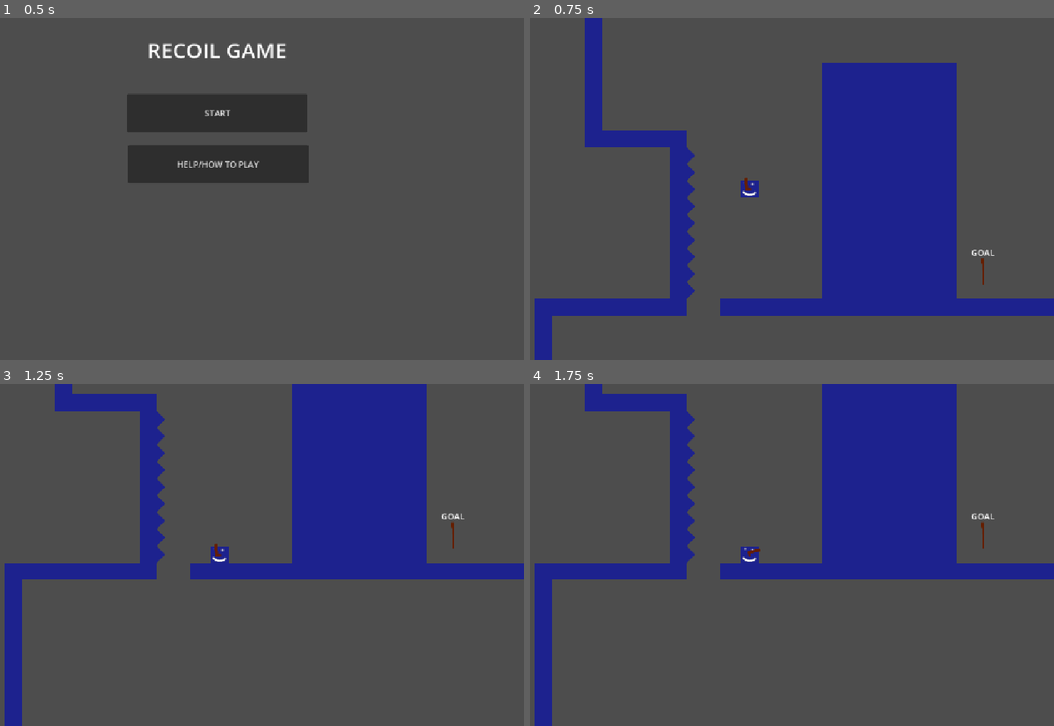
Above: before the commit, frames 1-4 (two rows, left to right).
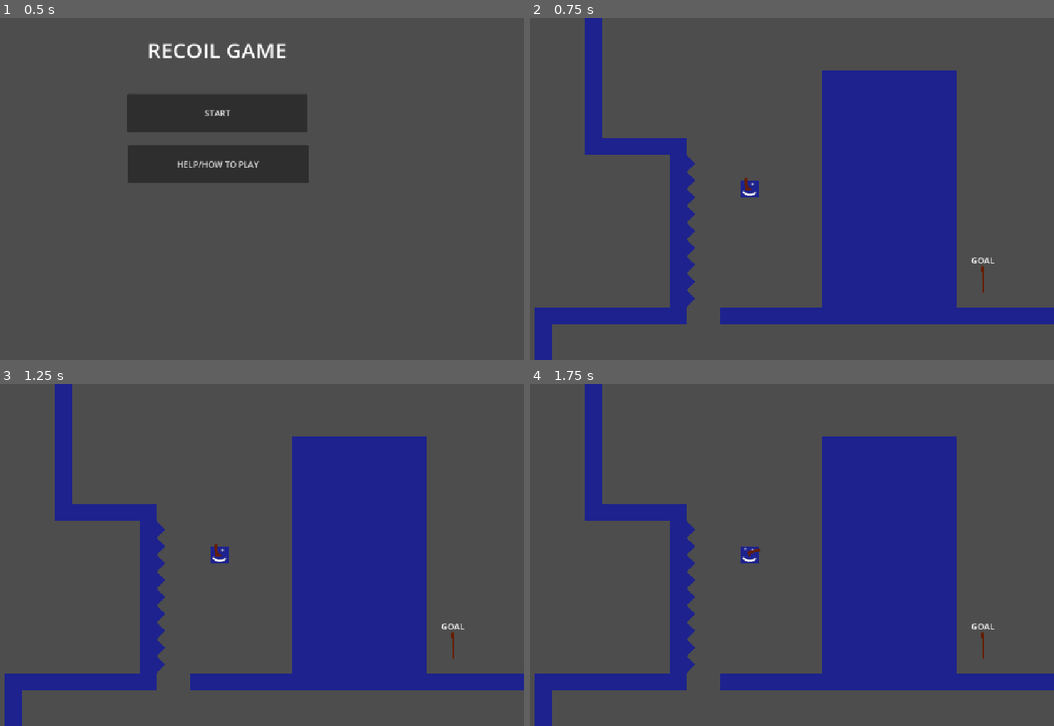
Above: after the commit, the same moments.

Repository: ejoit/Shooter-Game
Game: Godot game, scene res://Scenes/tile_screen.tscn
Same seed, same stepped clock (60 frames per second), same inputs: the game is played once before the commit and once after it.
Inputs (mouse positions are in pixels of both pictures, inside the frame that each line leads up to):
- Up to frame 1 (0.5 s): no input
- Up to frame 2 (0.75 s): click "START" at 0.5 s
- Up to frame 3 (1.25 s): no input
- Up to frame 4 (1.75 s): tap Enter (ui_accept) at 1.25, 1.52 s; move the mouse to (881, 537) at 1.27 s; hold Right (ui_right) from 1.28 s (still down); click (881, 537) at 1.35 s

Frame 1 is identical in both runs. In frame 2, 5.7% of the frame differs, in the area x 0-100%, y 13-90%; in frame 3, 24%, in the area x 0-100%, y 0-90%; in frame 4, 24%.

Commit message:
AHHHHHHHHHHHHHH

Diff:
--- /dev/null
+++ b/Player States/fall.gd
@@ -0,0 +1,34 @@
+extends State
+@export
+var idle_state: State
+
+var speed = 10000
+
+
+func enter() -> void:
+	pass
+
+# Called when the node enters the scene tree for the first time.
+func process_physics(delta: float) -> State:
+	var direction := Input.get_axis("ui_left", "ui_right")
+	parent.velocity.x = direction * speed
+
+	parent.velocity.y += GRAVITY * delta
+
+	parent.move_and_slide()
+
+	if !parent.is_on_floor():
+		return idle_state
+
+
+	return null
+
+func process_input(event: InputEvent)  -> State:
+	return null
+
+func process_frame(delta: float)-> State:
+
+	return null
+
+func exit()-> void:
+	pass
--- a/Player/Scripts/Player States/idle.gd
+++ b/Player States/idle.gd
@@ -1,6 +1,10 @@
 extends State
+
 @export
 var jump_state: State
+@export
+var fall_state: State
+var speed = 300
 
 # Called when the node enters the scene tree for the first time.
 
@@ -17,19 +21,13 @@
 	print("idle and probs work")
 
 func process_input(event:InputEvent) -> State:
-	#return "inset stat name from that exort
-	#if Input.aation preess bleh bleh do retun state nmae
-
-		# change to air/ fall state
 	return null
 
 
 func process_physics(delta: float) -> State:
-	parent.velocity.y += GRAVITY * delta
-	parent.move_and_slide()
+	var direction := Input.get_axis("ui_left", "ui_right")
+	parent.velocity.x = direction * speed
 
-	if parent.is_on_floor():
-		return jump_state
 
 	return null
 
--- a/Player/Scripts/state.gd
+++ b/Player/Scripts/state.gd
@@ -3,9 +3,6 @@
 
 
 var GRAVITY = 1000
-@export
-var speed = 300
-
 var parent: Player
 
 func enter() -> void:
@@ -14,7 +11,7 @@
 func exit()-> void:
 	pass
 
-func process_input(event: InputEvent)  -> State:
+func process_input(event: InputEvent) -> State:
 	return null
 
 func process_frame(delta: float)-> State:
--- a/Player/Scripts/state_machine.gd
+++ b/Player/Scripts/state_machine.gd
@@ -15,6 +15,7 @@
 func change_state(new_state:State) -> void:
 	if current_state:
 		current_state.exit()
+
 	current_state = new_state
 	current_state.enter()
 
--- a/Scenes/player.tscn
+++ b/Scenes/player.tscn
@@ -6,8 +6,9 @@
 [ext_resource type="Script" uid="uid://co6ub37ujgp7h" path="res://Scripts/camera_2d.gd" id="3_vgqql"]
 [ext_resource type="AudioStream" uid="uid://u8e06n0l7dgt" path="res://beta Throwaway stuuf/Shoot6.wav" id="5_fkybt"]
 [ext_resource type="Script" uid="uid://dwgdvtddx81b3" path="res://Player/Scripts/state_machine.gd" id="6_3smsa"]
-[ext_resource type="Script" uid="uid://bcbi2g4y4c02m" path="res://Player/Scripts/Player States/idle.gd" id="7_3smsa"]
-[ext_resource type="Script" uid="uid://cofxvhnt8whcu" path="res://Player/Scripts/Player States/jump.gd" id="7_8erm5"]
+[ext_resource type="Script" uid="uid://bcbi2g4y4c02m" path="res://Player States/idle.gd" id="7_3smsa"]
+[ext_resource type="Script" uid="uid://cofxvhnt8whcu" path="res://Player States/jump.gd" id="7_8erm5"]
+[ext_resource type="Script" uid="uid://bcrqmy048ytqn" path="res://Player States/fall.gd" id="9_f1ek2"]
 
 [sub_resource type="RectangleShape2D" id="RectangleShape2D_vgqql"]
 size = Vector2(30, 30)
@@ -89,13 +90,17 @@
 
 [node name="StateMachine" type="Node" parent="." unique_id=225548279 node_paths=PackedStringArray("starting_state")]
 script = ExtResource("6_3smsa")
-starting_state = NodePath("idle")
+starting_state = NodePath("fall")
 metadata/_custom_type_script = "uid://dwgdvtddx81b3"
 
 [node name="jump" type="Node" parent="StateMachine" unique_id=1026661141]
 script = ExtResource("7_8erm5")
-speed = 700
 
-[node name="idle" type="Node" parent="StateMachine" unique_id=636971558 node_paths=PackedStringArray("jump_state")]
+[node name="idle" type="Node" parent="StateMachine" unique_id=636971558 node_paths=PackedStringArray("jump_state", "fall_state")]
 script = ExtResource("7_3smsa")
 jump_state = NodePath("../jump")
+fall_state = NodePath("../fall")
+
+[node name="fall" type="Node" parent="StateMachine" unique_id=1508033462 node_paths=PackedStringArray("idle_state")]
+script = ExtResource("9_f1ek2")
+idle_state = NodePath("../idle")
Not shown, added: Player States/fall.gd.uid
Renamed: Player/Scripts/Player States/idle.gd.uid -> Player States/idle.gd.uid
Renamed: Player/Scripts/Player States/jump.gd -> Player States/jump.gd
Renamed: Player/Scripts/Player States/jump.gd.uid -> Player States/jump.gd.uid
